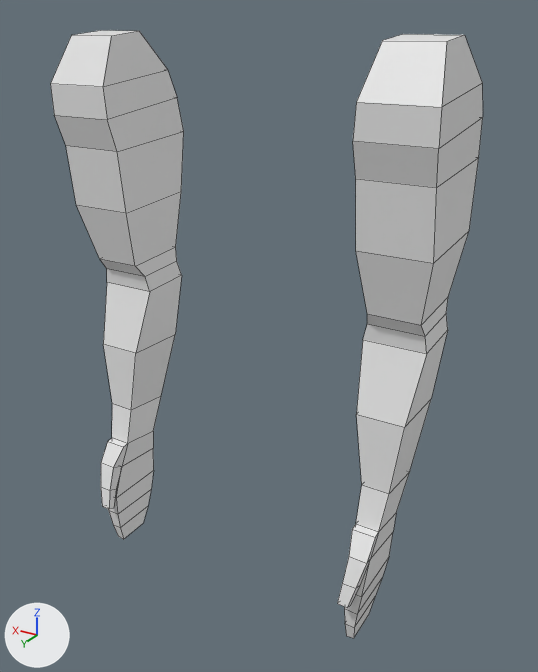
The FBX model KnighthoodProject/Assets/Models/Arms.fbx as it was, and as the next commit left it.
The view is the same before and after, from a 50 mm lens placed at (-0.467, 0.708, 0.603), pointed at (-0.02, -0.038, 0.23). The axes (+X, +Y, +Z) are drawn at lower left. The lights are the same throughout. Mesh edges are drawn as thin lines. Where no turn or scale is listed for an object, it has been applied to the vertices.

In view in the first picture: 'Arms'.
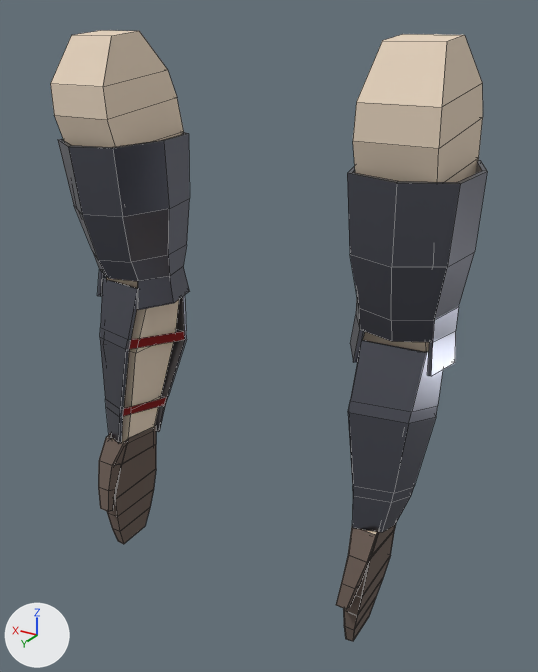
The change in detail:
Material 'cloth' (mat_cloth) is new.
Its base color is (0.8, 0.663, 0.521) (beige #e7d5bf).
Its roughness is 1.0.
Material 'Steel' (mat_steel) is new.
Its base color is (0.179, 0.186, 0.227) (grey #757783).
Its metallic is 1.0.
Its roughness is 0.3.
Material 'Strap' (mat_strap) is new.
Its base color is (0.214, 0.0, 0.0) (red #7f0000).
Its roughness is 1.0.
Material 'DarkCloth' (mat_darkcloth) is new.
Its base color is (0.142, 0.104, 0.0858) (brown #695b53).
Its roughness is 1.0.
me_cube_001 is used by ob_arms; location (0.0, 0.0, 0.0).
me_cube_001 had 152 vertices, 148 faces and spanned x -0.243..0.243, y -0.111..0.07, z -0.114..0.586.
me_cube_001 now has 102 vertices, 88 faces and spans x -0.243..0.243, y -0.111..0.051, z 0.004..0.586.
Part 1, on me_cube_001:
25 vertices are removed from x 0.18..0.204, y -0.032..0.07, z -0.114..0.009.
30 faces are deleted.
1 vertex moves from x 0.213, y -0.055, z 0.083 to x 0.213, y -0.05, z 0.083.
Part 2, on me_cube_001:
25 vertices are removed from x -0.204..-0.18, y -0.032..0.07, z -0.114..0.009.
30 faces are deleted.
1 vertex moves from x -0.213, y -0.055, z 0.083 to x -0.213, y -0.049, z 0.083.
me_cube_001 part 3: 88 faces spanning x -0.243..0.243, y -0.111..0.051, z 0.004..0.586 switch from no material to mat_cloth (beige #e7d5bf).
Mesh me_cylinder_002 is new.
It has 60 vertices, 60 faces and spans x 0.151..0.243, y -0.133..0.003, z 0.025..0.266.
Faces by material slot: [58, 2].
It uses material mat_steel (grey #757783).
It uses material mat_strap (red #7f0000).
Mesh me_cylinder_005 is new.
It has 78 vertices, 78 faces and spans x -0.267..-0.133, y -0.157..0.017, z 0.238..0.457.
It uses material mat_steel (grey #757783).
Mesh me_cube_004 is new.
It has 72 vertices, 70 faces and spans x -0.209..-0.177, y -0.037..0.073, z -0.118..0.046.
It uses material mat_darkcloth (brown #695b53).
Mesh me_cylinder_004 is new.
It has 78 vertices, 78 faces and spans x 0.128..0.262, y -0.157..0.018, z 0.24..0.459.
It uses material mat_steel (grey #757783).
Mesh me_cylinder_006 is new.
It has 64 vertices, 60 faces and spans x -0.246..-0.155, y -0.126..0.008, z 0.025..0.266.
Faces by material slot: [58, 2].
It uses material mat_steel (grey #757783).
It uses material mat_strap (red #7f0000).
Mesh me_cube_003 is new.
It has 72 vertices, 70 faces and spans x 0.177..0.21, y -0.039..0.074, z -0.122..0.049.
It uses material mat_darkcloth (brown #695b53).
Object 'RightForeArmour' (ob_rightforearmour) is new; it shows me_cylinder_002.
Its location is (0.003, 0.033, 0.003).
Object 'LeftArmour' (ob_leftarmour) is new; it shows me_cylinder_005.
Its location is (0.002, 0.028, 0.003).
Object 'LeftGlove' (ob_leftglove) is new; it shows me_cube_004.
Its location is (0.0, 0.0, 0.0).
Object 'RightArmour' (ob_rightarmour) is new; it shows me_cylinder_004.
Its location is (0.003, 0.027, 0.001).
Object 'LeftForeArmour' (ob_leftforearmour) is new; it shows me_cylinder_006.
Its location is (0.002, 0.028, 0.003).
Object 'RightGlove' (ob_rightglove) is new; it shows me_cube_003.
Its location is (0.0, 0.0, 0.0).

Location of each change, (x1, y1, x2, y2) in pixels of the pictures (538 x 672 px):
'Arms', reshaped (17% shorter): before (51, 30, 483, 638); after (51, 30, 483, 535)
'LeftArmour', added: after (347, 160, 487, 376)
'RightArmour', added: after (58, 132, 190, 310)
'LeftForeArmour', added: after (348, 340, 443, 532)
'RightForeArmour', added: after (100, 278, 187, 444)
    faces in mat_steel (grey #757783): (100, 278, 187, 444)
    faces in mat_strap (red #7f0000): (123, 331, 185, 416)
'RightGlove', added: after (98, 426, 156, 544)
'LeftGlove', added: after (336, 525, 396, 641)
part 1 of me_cube_001, cut back: before (101, 432, 154, 539)
part 2 of me_cube_001, cut back: before (337, 330, 448, 638)
part 3 of me_cube_001, recoloured (grey to beige): before (51, 30, 483, 563); after (51, 30, 483, 535)
